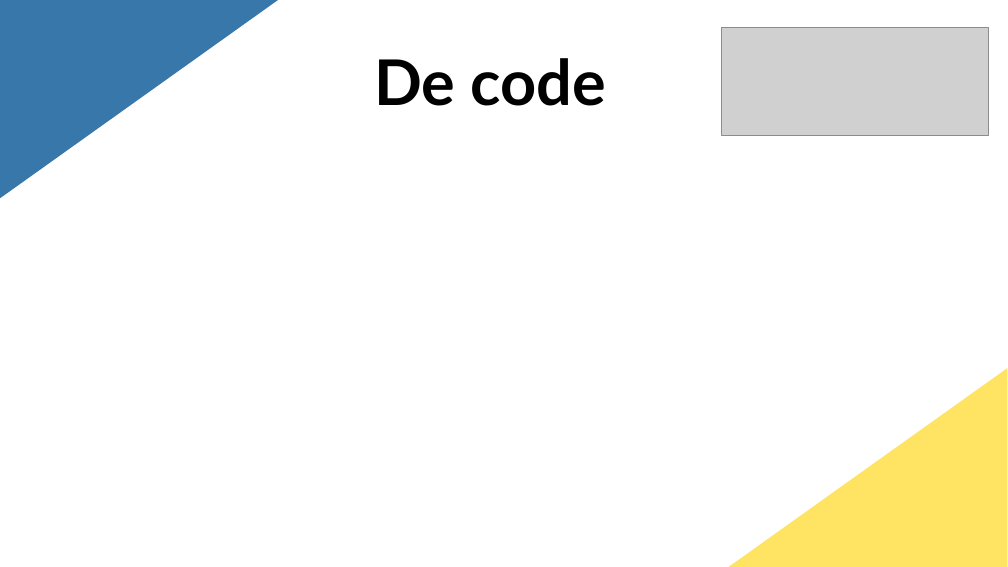
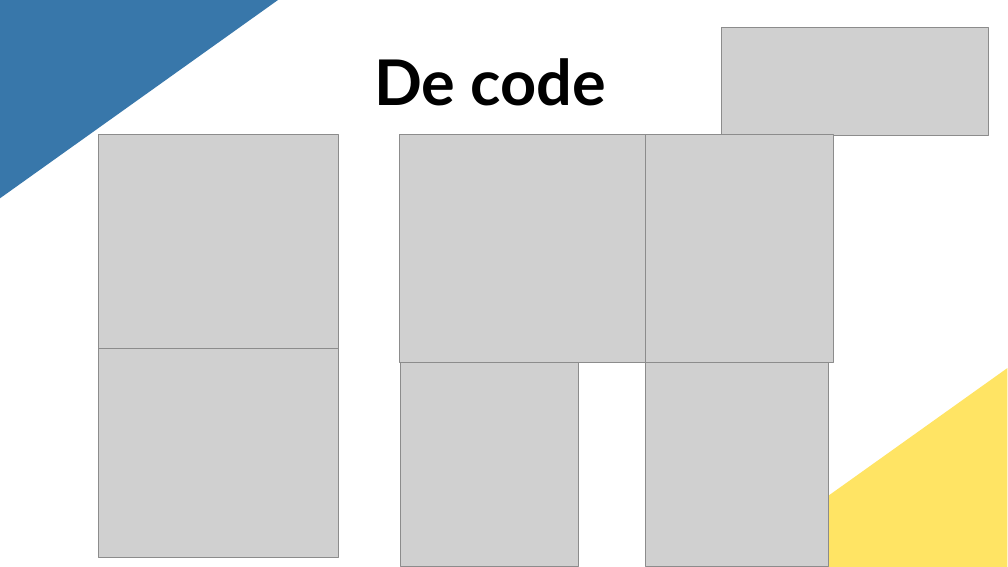
Before and after one commit to RuoFeng207/project_2, a slide deck: slide 4 of How to make money with software.pptx. Drawn at 1008x567 pixels with LibreOffice and Linux fonts; fonts in the diff are those of the drawing; grey boxes stand for pictures. Boxes give left, top, right and bottom in pixels: in the first picture for what was removed or moved away, otherwise in the second. Text is boxed around its words. In the diff, an @@ line names an element or a change of style, - is before the commit and + after.

```diff
--- a/How to make money with software.pptx
+++ b/How to make money with software.pptx
@@ picture added at bbox=[98, 135, 338, 348] @@
@@ picture added at bbox=[399, 134, 645, 362] @@
@@ picture added at bbox=[645, 135, 833, 362] @@
@@ picture added at bbox=[98, 348, 338, 557] @@
@@ picture added at bbox=[400, 363, 578, 566] @@
@@ picture added at bbox=[645, 363, 829, 566] @@
```
Also in this commit, not shown: 4 other slides changed, 1 slide added.
